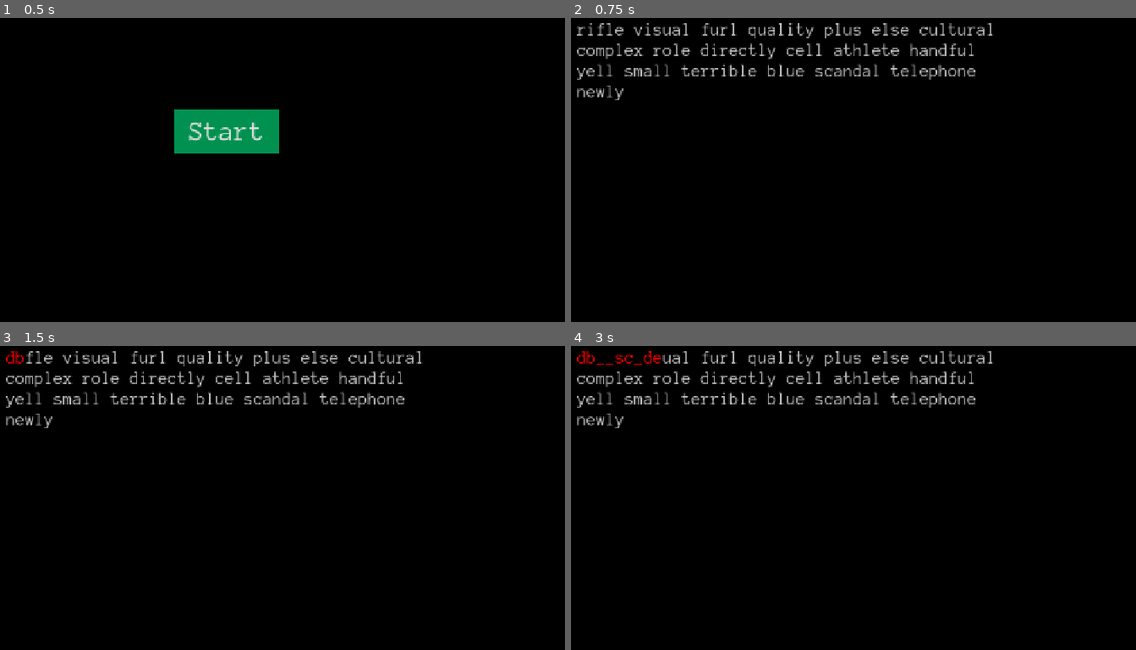
Above: before the commit, frames 1-4 (two rows, left to right).
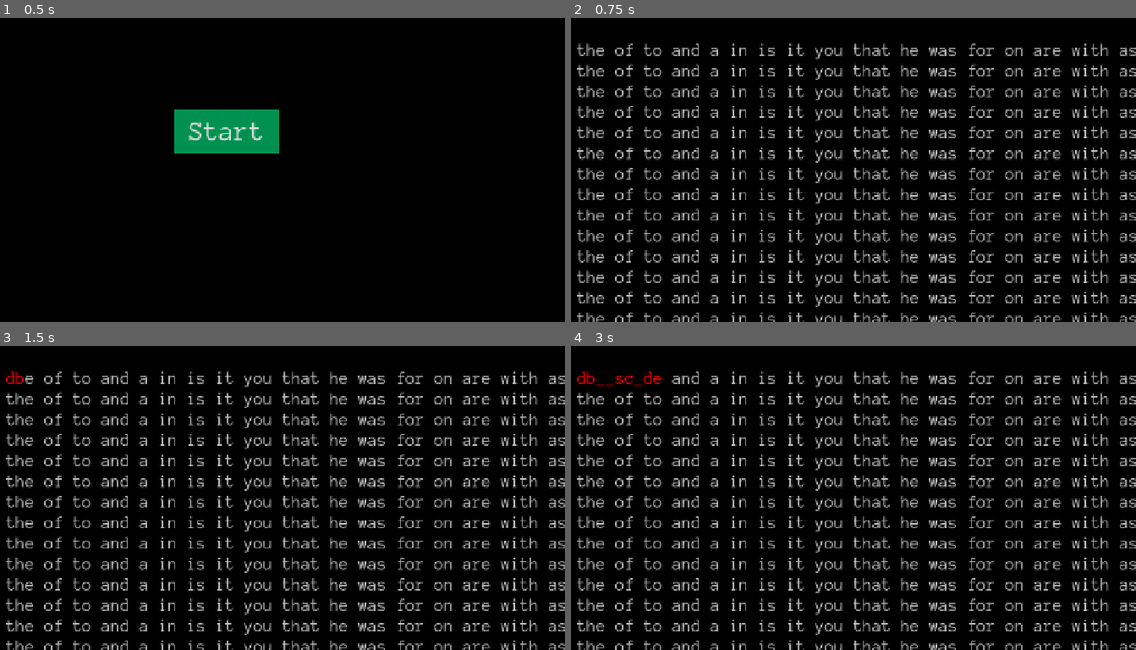
Above: after the commit, the same moments.

Repository: 7Bpencil/drochetype
Game: Godot game, scene res://Scenes/Main.tscn
The game is run twice, just before and just after one commit, with the same random seed, the same clock (stepped at 60 frames per second) and the same inputs.
Inputs:
- Up to frame 1 (0.5 s): no input
- Up to frame 2 (0.75 s): click "Start" at 0.5 s
- Up to frame 3 (1.5 s): tap Enter at 1.25 s; hold D from 1.28 s (still down); tap B at 1.35 s
- Up to frame 4 (3 s): tap Space at 1.52, 2, 2.27 s; release D at 2.03 s; hold S 2.03-2.78 s; tap C at 2.1 s; tap Enter at 2.75 s; hold D from 2.78 s (still down); tap E at 2.85 s

Frame 1 is identical in both runs. In frame 2, 18% of the frame differs, in the area x 1-100%, y 1-100%; in frame 3, 18%; in frame 4, 18%.

Commit message:
bring actual english 1k corpus of words and randomize tests

Diff:
--- a/Scripts/Main.gd
+++ b/Scripts/Main.gd
@@ -5,20 +5,34 @@
 @export var screen_typing: ScreenTyping
 @export var screen_result: ScreenResult
 
+var english_1k: PackedStringArray
+
 func _ready() -> void:
     screen_main.visible = true
     screen_typing.visible = false
     screen_result.visible = false
+
+    var english_1k_file = FileAccess.open("res://Data/engilsh_1k.txt", FileAccess.READ)
+    var english_1k_file_content = english_1k_file.get_as_text()
+    english_1k = english_1k_file_content.split("\r\n")
+
     screen_main.start_typing.connect(_on_start)
     screen_typing.show_typing_result.connect(_on_end)
 
 func _on_start():
-    var original_text: String = "rifle visual furl quality plus else cultural complex role directly cell athlete handful yell small terrible blue scandal telephone newly"
-    var words = original_text.split(" ")
-
     screen_main.visible = false
     screen_typing.visible = true
-    screen_typing.start_test(words)
+    var new_test_words = _generate_new_test(english_1k, 20)
+    screen_typing.start_test(new_test_words)
+
+func _generate_new_test(all_words: PackedStringArray, words_count: int) -> PackedStringArray:
+    var result: Array[String] = []
+    result.resize(words_count)
+    for i in range(words_count):
+        var random_index = randi_range(0, all_words.size() - 1)
+        var random_word = all_words[random_index]
+        result[i] = random_word
+    return result
 
 func _on_end(result: TypingResult):
     screen_typing.visible = false
Not shown, added: Data/engilsh_1k.txt
Not shown, changed: export_presets.cfg
